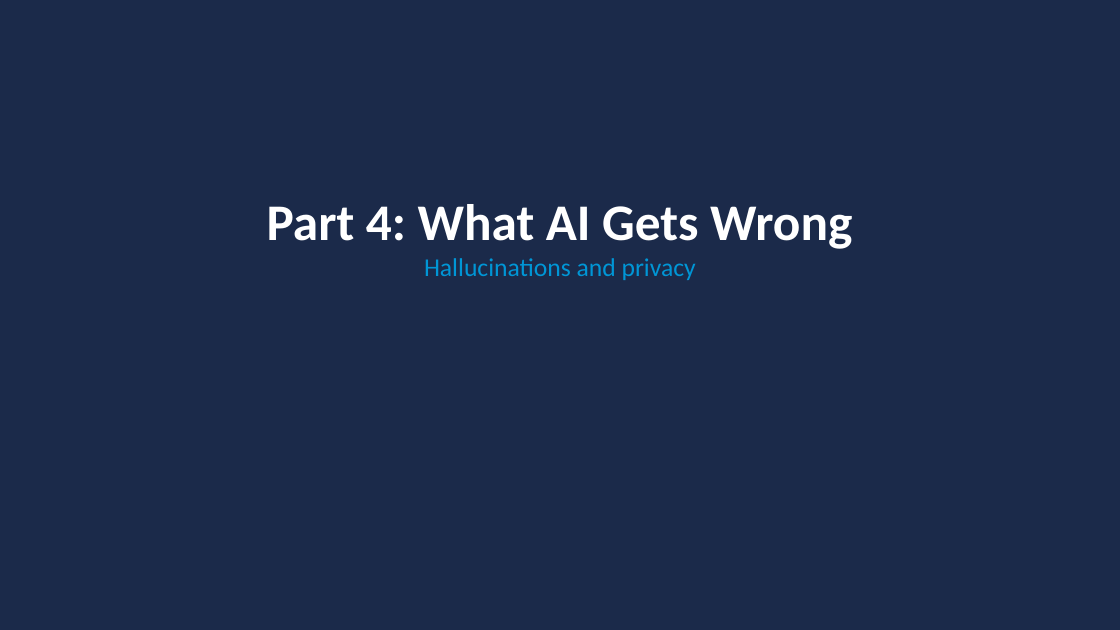
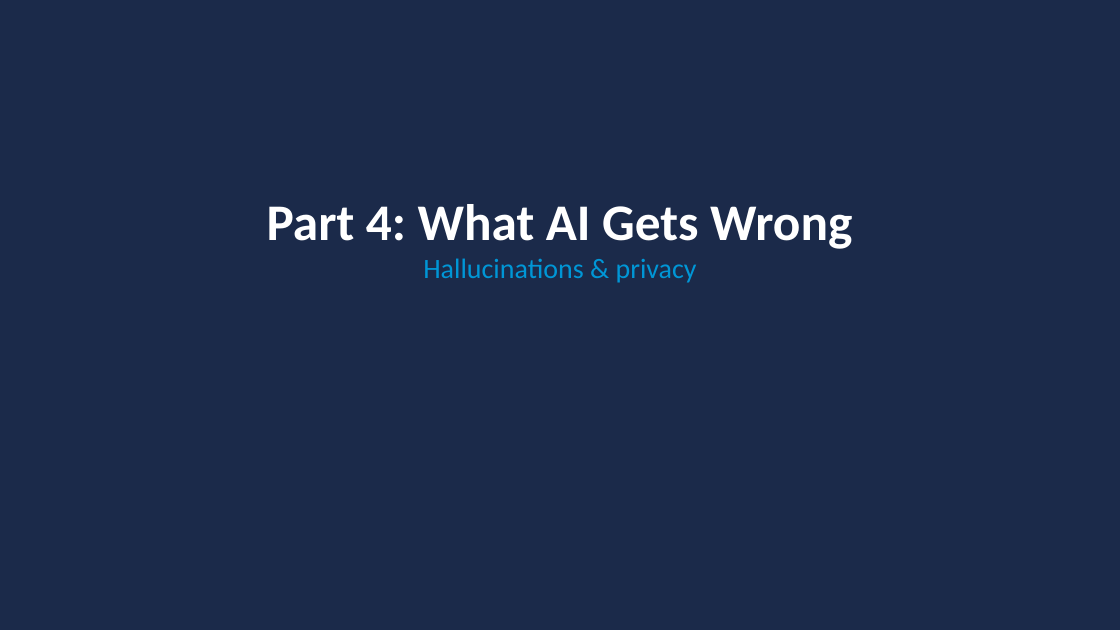
Before and after one commit to toroleapinc/cut-the-crap, a slide deck: slide 13 of general/cut-the-crap-general.pptx (slide 15 before the commit). Drawn at 1120x630 pixels with LibreOffice and Linux fonts; fonts in the diff are those of the drawing. Boxes give left, top, right and bottom in pixels: in the first picture for what was removed or moved away, otherwise in the second. Text is boxed around its words. In the diff, an @@ line names an element or a change of style, - is before the commit and + after.

Commit message:
Fix: all providers train by default (free+paid), must opt out. Remove OAuth slide duplication. Add privacy to cheat sheet.

```diff
--- a/general/cut-the-crap-general.pptx
+++ b/general/cut-the-crap-general.pptx
@@ text at <box>423,258,697,283</box>: text changed; size 22 to 24 pt @@
-Hallucinations and privacy
+Hallucinations & privacy
```
Also in this commit, not shown: 15 other slides changed, 9 slides added, 12 slides removed, 1 other file.
